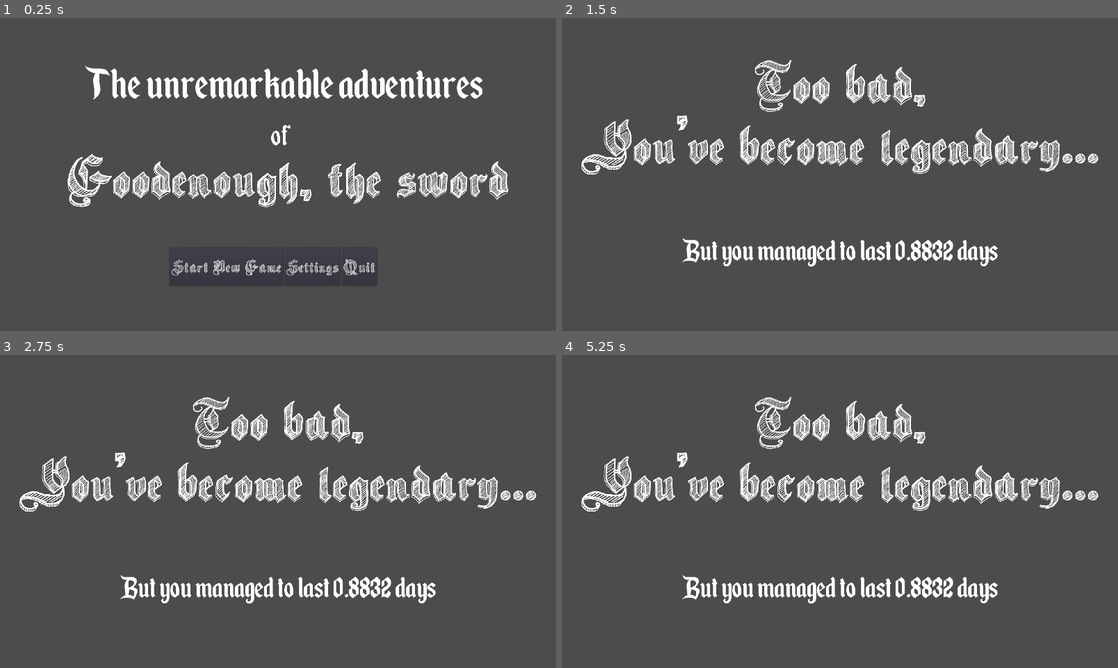
Above: before the commit, frames 1-4 (two rows, left to right).
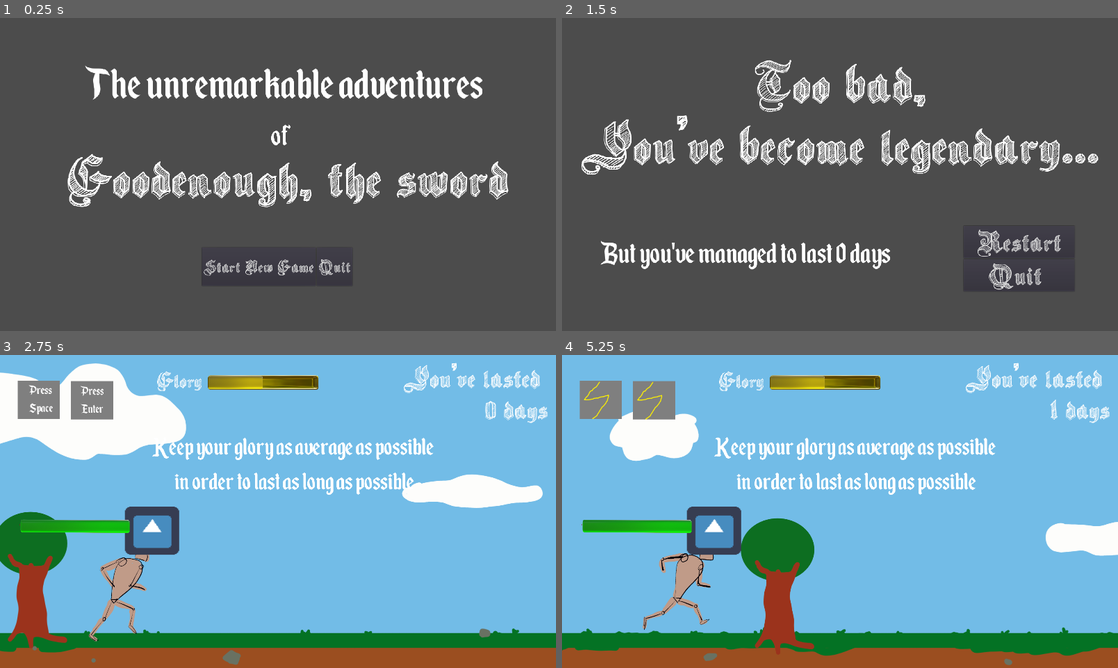
Above: after the commit, the same moments.

Repository: S-Blanco/GMTK_gamejam2023
Game: Godot game, scene res://Src/UI/StartGameScreen.tscn
The game is run twice, just before and just after one commit, with the same random seed, the same clock (stepped at 60 frames per second) and the same inputs. The engine's default icon, where the game draws it, is replaced by a stand-in: a white triangle on a blue panel in a dark square.
Inputs (mouse positions are in pixels of both pictures, inside the frame that each line leads up to):
- Up to frame 1 (0.25 s): no input
- Up to frame 2 (1.5 s): click "Start New Game" at 0.5 s; tap Space at 1.25 s; hold Right (ui_right) from 1.28 s (still down); hold A (test) from 1.28 s (still down)
- Up to frame 3 (2.75 s): tap Space at 1.52 s; release Right (ui_right) at 2 s; release A (test) at 2 s; click (455, 580) at 2 s, where only the run after the commit has a clickable "Restart"
- Up to frame 4 (5.25 s): tap Space at 2.75, 3.02, 5 s; hold Left (ui_left) 2.78-3.53 s; tap Enter at 2.85, 5.1 s; hold Right (ui_right) 3.53-4.25 s; hold A (test) 3.53-4.25 s; click (1017, 580) at 4.25 s, where only the run after the commit has a clickable "Restart"; hold Right (ui_right) from 5.03 s (still down)

The runs differ from the first frame. In frame 1, 0.9% of the frame differs, in the area x 30-68%, y 77-85%; in frame 2, 3.2%; in frame 3, 99%; in frame 4, 99%, in the area x 0-100%, y 0-100%.

Commit message:
Endscreen modifications

Diff:
--- a/Game/Src/UI/EndgameScreen.gd
+++ b/Game/Src/UI/EndgameScreen.gd
@@ -1,18 +1,28 @@
 extends Node2D
-
 
 onready var lost_legend = $CanvasLayer/LostLabel_Legend
 onready var lost_rubbish = $CanvasLayer/LostLabel_Rubbish
 onready var label = $CanvasLayer/Label
 
+
 func _process(delta):
 	if GlobalVariables.glory >= 0.2:
 		lost_legend.visible = true
-		label.visible = true
 
 	if GlobalVariables.glory <= 0:
 		lost_rubbish.visible = true
-		label.visible = true
 
 	if GlobalVariables.distance >= 0:
-		label.text = "But you managed to last " +str(GlobalVariables.distance/1000) + " days"
+		label.text = "But you've managed to last " +str(int(GlobalVariables.distance/1000)) + " days"
+
+
+func _on_StartButton_pressed():
+
+	GlobalVariables.glory = 0.1
+	GlobalVariables.distance = 0
+
+	get_tree().change_scene("res://Src/World/world.tscn")
+
+
+func _on_QuitButton_pressed():
+	get_tree().quit()
--- a/Game/Src/UI/EndgameScreen.tscn
+++ b/Game/Src/UI/EndgameScreen.tscn
@@ -15,6 +15,10 @@
 [sub_resource type="DynamicFont" id=3]
 size = 120
 font_data = ExtResource( 2 )
+
+[sub_resource type="DynamicFont" id=4]
+size = 100
+font_data = ExtResource( 1 )
 
 [node name="EndgameScreen" type="Node2D"]
 script = ExtResource( 3 )
@@ -48,15 +52,37 @@
 align = 1
 
 [node name="Label" type="Label" parent="CanvasLayer"]
-visible = false
 anchor_left = 0.5
 anchor_top = 1.0
 anchor_right = 0.5
 anchor_bottom = 1.0
-margin_left = -680.5
-margin_top = -347.0
-margin_right = 680.5
+margin_left = -828.0
+margin_top = -338.0
+margin_right = 207.0
+margin_bottom = -163.0
 custom_fonts/font = SubResource( 3 )
-text = "But you managed to run ... kms !
-"
-align = 1
+text = "But you've managed to  last ... days !"
+
+[node name="HBoxContainer" type="VBoxContainer" parent="CanvasLayer"]
+margin_left = 1387.0
+margin_top = 717.0
+margin_right = 1770.0
+margin_bottom = 956.0
+size_flags_horizontal = 3
+size_flags_vertical = 3
+
+[node name="StartButton" type="Button" parent="CanvasLayer/HBoxContainer"]
+margin_right = 383.0
+margin_bottom = 111.0
+custom_fonts/font = SubResource( 4 )
+text = "Restart"
+
+[node name="QuitButton" type="Button" parent="CanvasLayer/HBoxContainer"]
+margin_top = 115.0
+margin_right = 383.0
+margin_bottom = 226.0
+custom_fonts/font = SubResource( 4 )
+text = "Quit "
+
+[connection signal="pressed" from="CanvasLayer/HBoxContainer/StartButton" to="." method="_on_StartButton_pressed"]
+[connection signal="pressed" from="CanvasLayer/HBoxContainer/QuitButton" to="." method="_on_QuitButton_pressed"]
--- a/Game/Src/UI/StartGameScreen.tscn
+++ b/Game/Src/UI/StartGameScreen.tscn
@@ -66,9 +66,9 @@
 anchor_top = 1.0
 anchor_right = 0.5
 anchor_bottom = 1.0
-margin_left = -375.0
+margin_left = -263.0
 margin_top = -288.0
-margin_right = 362.0
+margin_right = 276.0
 margin_bottom = -156.0
 
 [node name="StartButton" type="Button" parent="CanvasLayer/VBoxContainer"]
@@ -79,6 +79,7 @@
 text = "Start New Game"
 
 [node name="SettingsButton" type="Button" parent="CanvasLayer/VBoxContainer"]
+visible = false
 margin_left = 397.0
 margin_right = 590.0
 margin_bottom = 132.0
@@ -87,8 +88,8 @@
 text = "Settings"
 
 [node name="QuitButton" type="Button" parent="CanvasLayer/VBoxContainer"]
-margin_left = 594.0
-margin_right = 717.0
+margin_left = 397.0
+margin_right = 520.0
 margin_bottom = 132.0
 size_flags_horizontal = 4
 custom_fonts/font = SubResource( 4 )
--- a/Game/Src/World/world.gd
+++ b/Game/Src/World/world.gd
@@ -5,8 +5,9 @@
 onready var dist = $CanvasLayer/GloryUI/distance
 onready var healthUI =$CanvasLayer/HealthUI
 onready var red = $CanvasLayer/HealthUI/Red
+onready var TestEnemyMouvement = $TestEnemyMovement
 
-onready var TestEnemyMouvement = $TestEnemyMovement
+
 
 func _process(_delta):
 
--- a/Game/Src/World/world.tscn
+++ b/Game/Src/World/world.tscn
@@ -9,7 +9,6 @@
 [ext_resource path="res://Src/World/GlobalInstruction.gd" type="Script" id=7]
 [ext_resource path="res://Src/World/PressSpace.gd" type="Script" id=8]
 [ext_resource path="res://Src/World/PressEnter.gd" type="Script" id=9]
-[ext_resource path="res://Src/UI/EndgameScreen.tscn" type="PackedScene" id=10]
 
 [sub_resource type="DynamicFont" id=1]
 size = 100
@@ -55,9 +54,6 @@
 margin_top = 90.0
 margin_right = 391.0
 margin_bottom = 222.0
-
-[node name="EndgameScreen" parent="." instance=ExtResource( 10 )]
-position = Vector2( 68, 132 )
 
 [node name="CanvasLayer" type="CanvasLayer" parent="."]
 
@@ -161,10 +157,8 @@
 [connection signal="power2" from="TestEnemyMovement/Character/PlayerControls" to="CanvasLayer/PressEnter" method="_on_PlayerControls_power2"]
 [connection signal="timeout" from="Timer" to="CanvasLayer/GlobalInstruction" method="_on_Timer_timeout"]
 
-
 [editable path="TestEnemyMovement"]
 [editable path="TestEnemyMovement/Background"]
 [editable path="TestEnemyMovement/Character"]
-[editable path="EndgameScreen"]
 [editable path="CanvasLayer/GloryUI"]
 [editable path="CanvasLayer/HealthUI"]
--- a/Game/global_variables.gd
+++ b/Game/global_variables.gd
@@ -2,7 +2,7 @@
 
 var distance = 0
 
-var glory = 0.03
+var glory = 0.1
 var damage = 0
 
 # Player's control
Not shown: 1 places in Game/Src/UI/EndgameScreen.tscn that only renumber resources
Not shown: 1 places in Game/Src/World/world.tscn that only renumber resources
